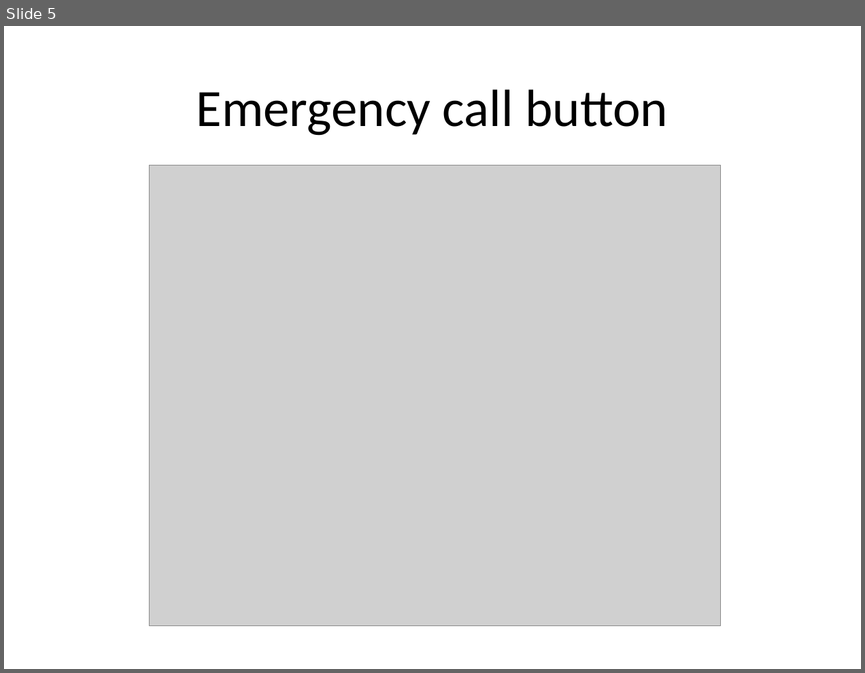
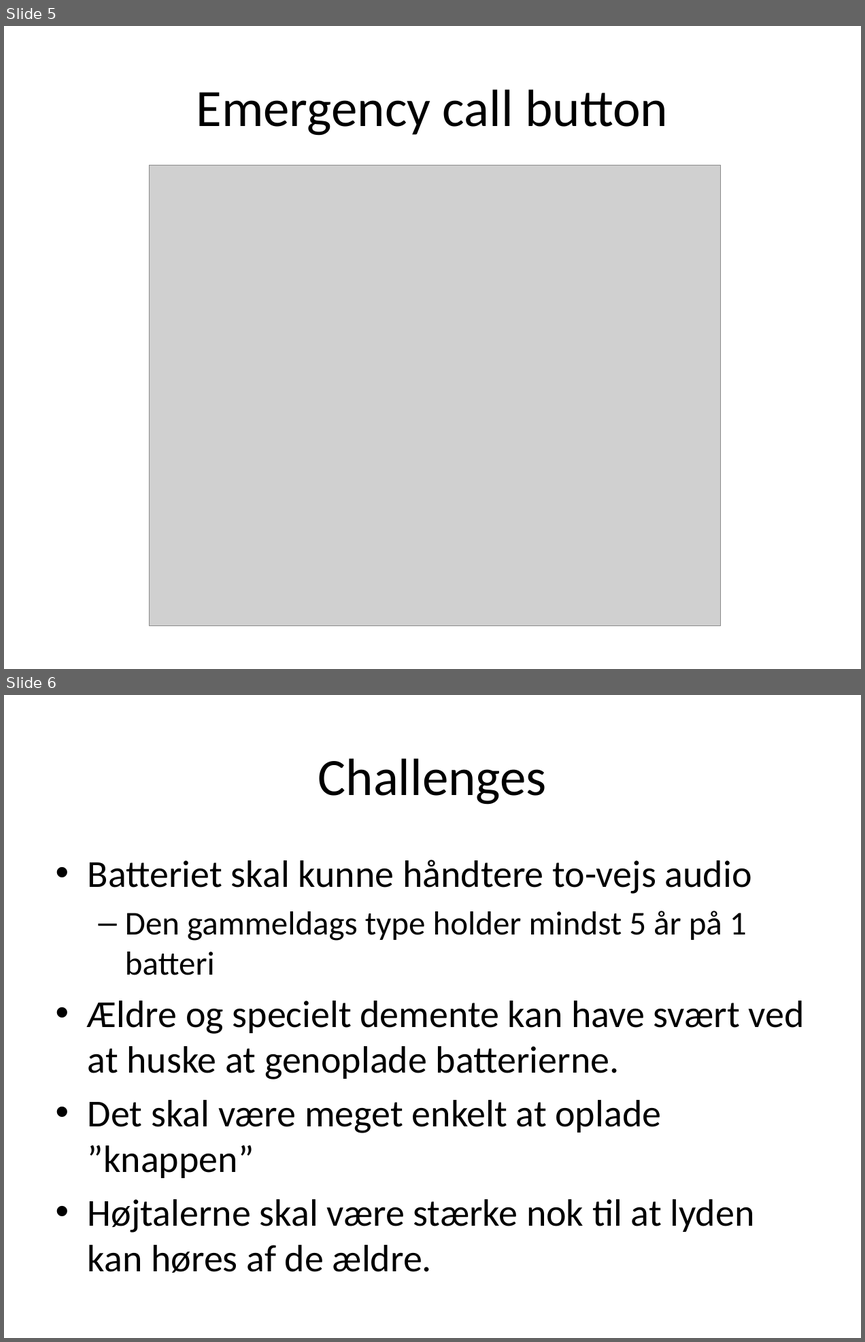
Before and after one commit to ahpoder/masterofit2009, a slide deck: syseng_hwco/proj/Artifact/Presentations/Presentation_11_02_11.pptx. Shown one above the other, each under a label of ours: slide 5 before the commit, slides 5 and 6 after it. The pictures are 865x673 and 865x1342 pixels, drawn with LibreOffice and Linux fonts; fonts in the diff are those of the drawing; grey boxes stand for pictures. Boxes give left, top, right and bottom in pixels: in the first picture for what was removed or moved away, otherwise in the second. Text is boxed around its words. In the diff, an @@ line names an element or a change of style, - is before the commit and + after.

```diff
--- a/syseng_hwco/proj/Artifact/Presentations/Presentation_11_02_11.pptx
+++ b/syseng_hwco/proj/Artifact/Presentations/Presentation_11_02_11.pptx
@@ slide 6 added at [4,695,861,1338], background #FFFFFF @@
@@ title added at [318,758,547,804], 44 pt, text #000000 @@
+Challenges
@@ text added at [88,860,804,1272], 32 pt, text #000000 @@
+• Batteriet skal kunne håndtere to-vejs audio
+  – Den gammeldags type holder mindst 5 år på 1 batteri
+• Ældre og specielt demente kan have svært ved at huske at genoplade batterierne.
+• Det skal være meget enkelt at oplade ”knappen”
+• Højtalerne skal være stærke nok til at lyden kan høres af de ældre.
```
Also in this commit, not shown: 1 slide changed, 3 other slides added, 4 slides removed.
